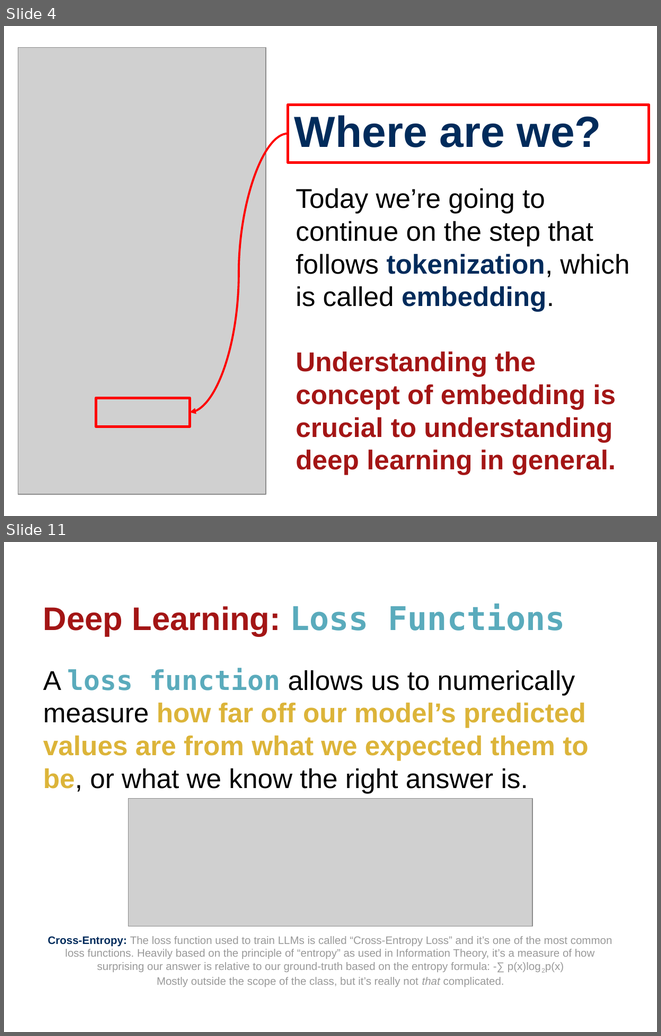
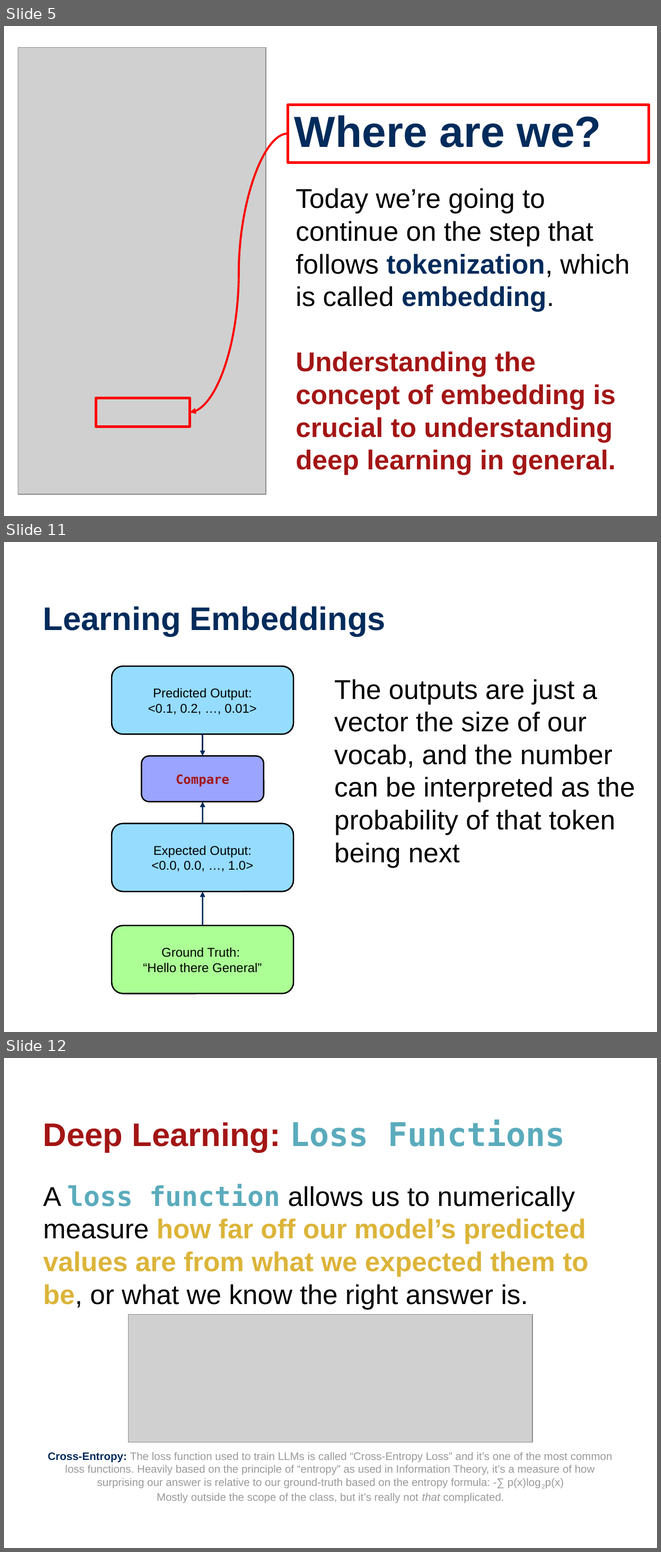
Before and after one commit to wtheisen/nd-cse-10124-lectures, a slide deck: Blank/Lecture_07_ Embeddings_02.pptx. Shown one above the other, each under a label of ours: slides 4 and 11 before the commit, slides 5, 11 and 12 after it; the slides between them are not shown. The pictures are 661x1036 and 661x1552 pixels, drawn with LibreOffice and Linux fonts; fonts in the diff are those of the drawing; grey boxes stand for pictures. Boxes give left, top, right and bottom in pixels: in the first picture for what was removed or moved away, otherwise in the second. Text is boxed around its words. In the diff, an @@ line names an element or a change of style, - is before the commit and + after.

```diff
--- a/Blank/Lecture_07_ Embeddings_02.pptx
+++ b/Blank/Lecture_07_ Embeddings_02.pptx
@@ slide 11 added at [4,542,657,1032], background #FFFFFF @@
@@ title added at [43,606,386,636], 36 pt, text #002B5B, bold @@
+Learning Embeddings
@@ rounded rectangle added at [112,666,294,734], fill #95DCFF, outline #000000 1.5 pt, 14 pt, text #000000 @@
+Predicted Output:
+<0.1, 0.2, …, 0.01>
@@ text added at [334,679,635,867], 30 pt, text #000000 @@
+The outputs are just a vector the size of our vocab, and the number can be interpreted as the probability of that token being next
@@ arrow added from (203, 734) to (203, 756), #002B5B 1.5 pt @@
@@ rounded rectangle added at [142,756,264,802], fill #9BA4FF, outline #000000 1.5 pt, 14 pt, text #A31415, bold @@
+Compare
@@ curved arrow added from (203, 823) to (203, 802), #002B5B 1.5 pt @@
@@ rounded rectangle added at [112,823,294,891], fill #95DCFF, outline #000000 1.5 pt, 14 pt, text #000000 @@
+Expected Output:
+<0.0, 0.0, …, 1.0>
@@ arrow added from (203, 925) to (203, 891), #002B5B 1.5 pt @@
@@ rounded rectangle added at [112,925,294,993], fill #ABFF95, outline #000000 1.5 pt, 14 pt, text #000000 @@
+Ground Truth:
+“Hello there General”
@@ what was slide 4 is now slide 5 @@
@@ what was slide 11 is now slide 12 @@
```
Also in this commit, not shown: 3 slides changed, 8 other slides added, 9 slides removed, 12 other files.
